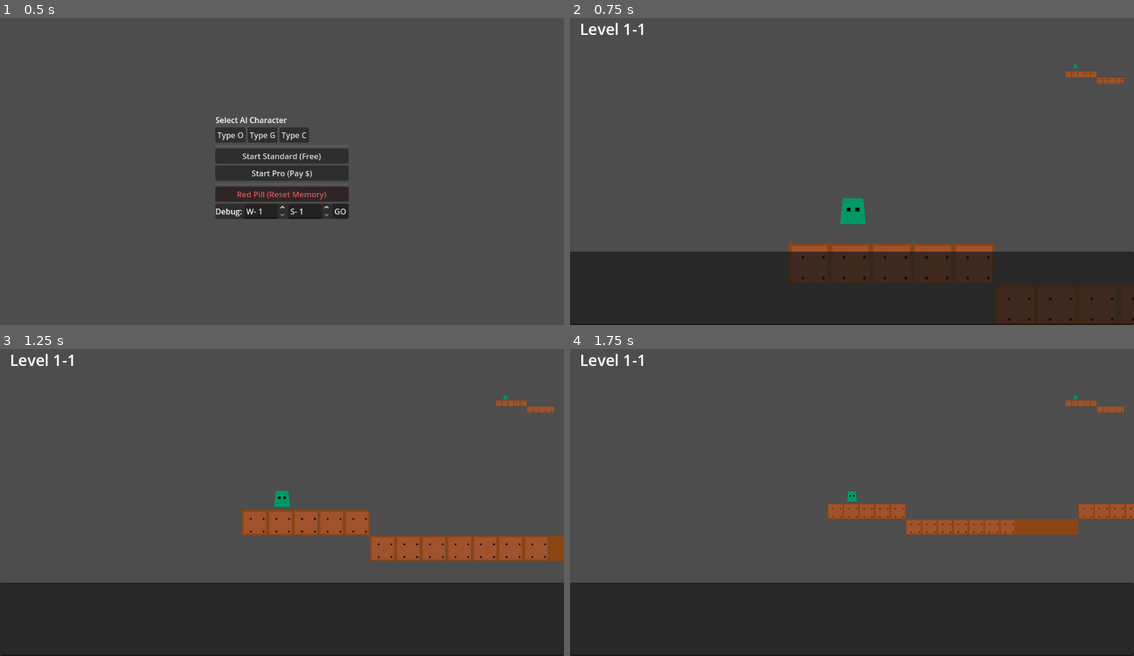
Above: before the commit, frames 1-4 (two rows, left to right).
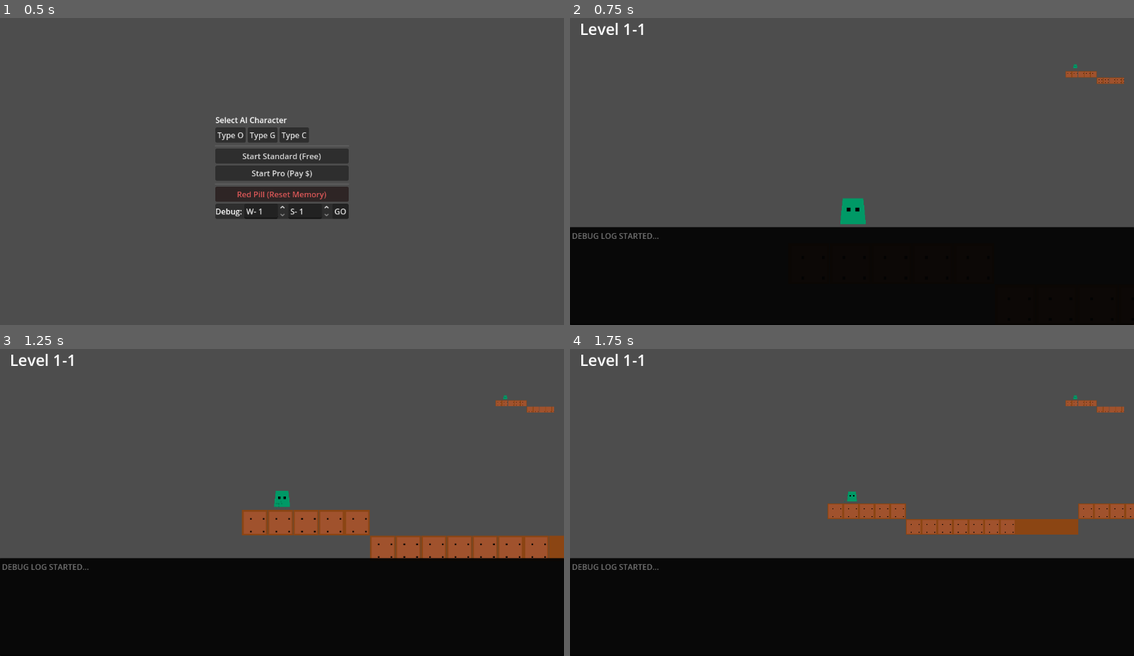
Above: after the commit, the same moments.

Repository: Naoki-kubo64/AI-Action
Game: Godot game, scene res://scenes/main_menu.tscn
Two runs of this game, one before a commit and one after it. Both use one fixed random seed, a clock stepped at 60 frames per second and the inputs below.
Inputs:
- Up to frame 1 (0.5 s): no input
- Up to frame 2 (0.75 s): click "Start Standard (Free)" at 0.5 s
- Up to frame 3 (1.25 s): no input
- Up to frame 4 (1.75 s): no input

Frame 1 is identical in both runs. In frame 2, 31% of the frame differs, in the area x 0-100%, y 68-100%; in frame 3, 31%; in frame 4, 31%.

Commit message:
fix: relax level 1-1 resource strictness and improve debug log visibility

Diff:
--- a/scenes/game.tscn
+++ b/scenes/game.tscn
@@ -185,9 +185,11 @@
 anchor_top = 1.0
 anchor_right = 1.0
 anchor_bottom = 1.0
-offset_top = -150.0
+offset_top = -200.0
 grow_horizontal = 2
 grow_vertical = 0
+theme_override_colors/background_color = Color(0, 0, 0, 0.8)
+text = "DEBUG LOG STARTED..."
 editable = false
 wrap_mode = 1
 
Not shown: 1 places in scenes/levels/Level_1-1.tscn that only renumber resources
